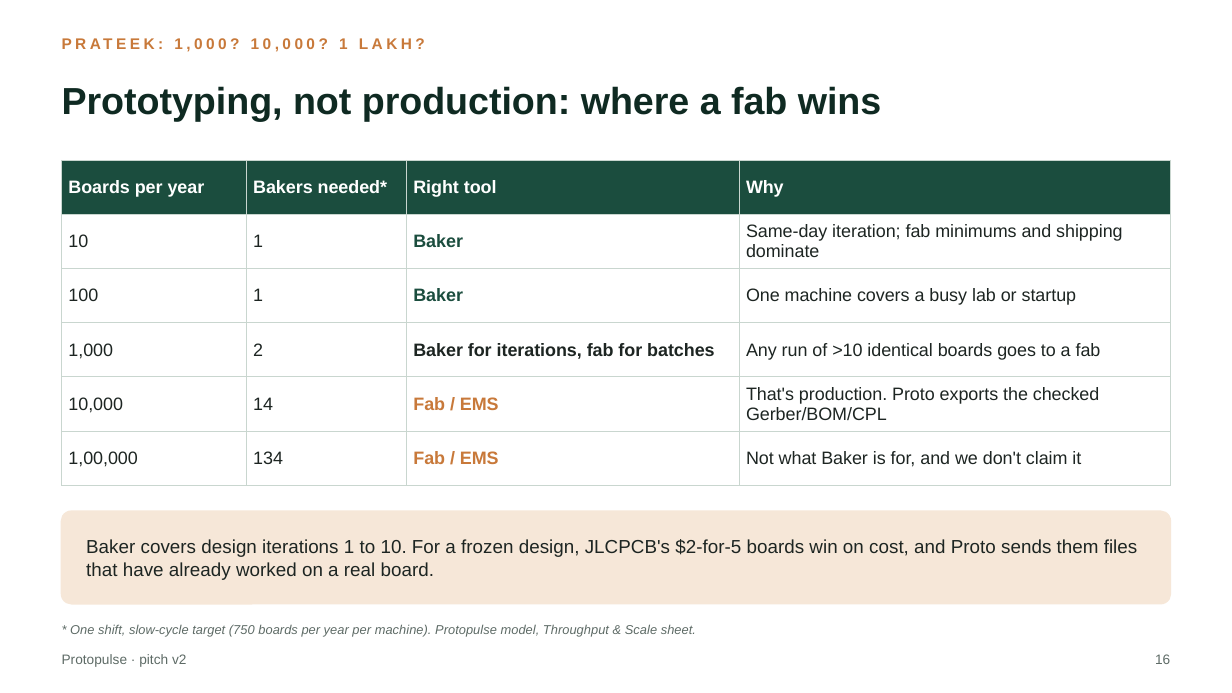
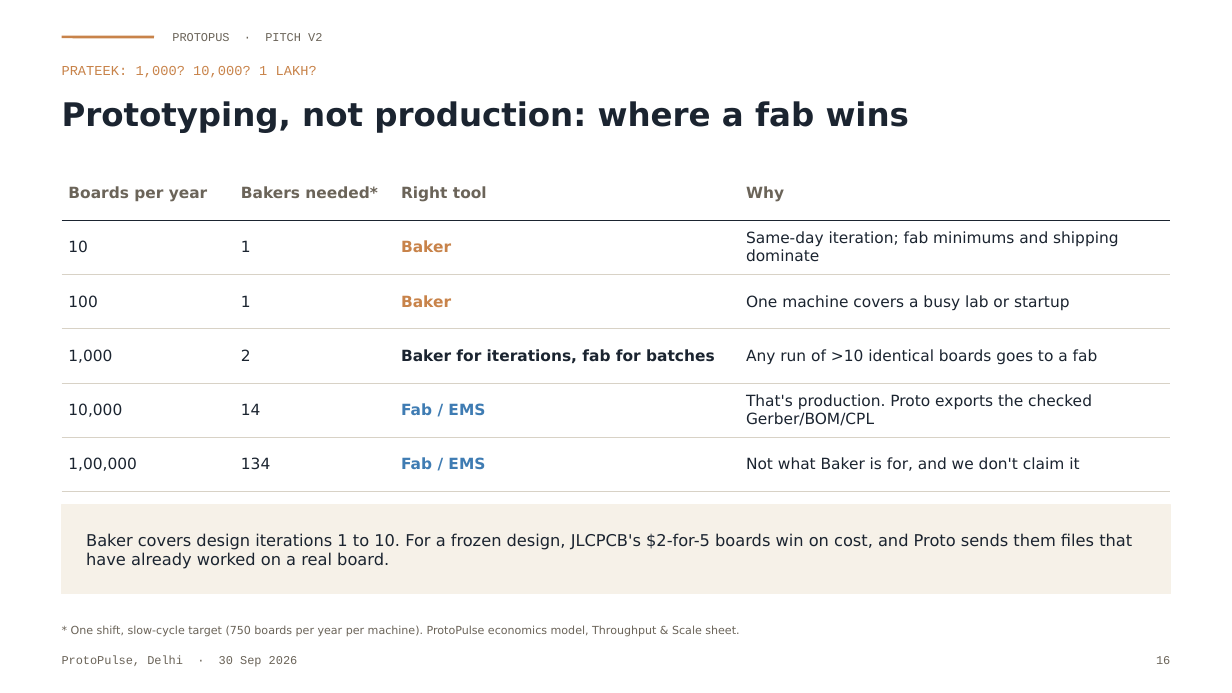
Before and after one commit to Soham-ece/nn, a slide deck: slide 16 of protopulse_murder_board/Protopulse_Pitch_v2.pptx. Drawn at 1232x693 pixels with LibreOffice and Linux fonts; fonts in the diff are those of the drawing. Boxes give left, top, right and bottom in pixels: in the first picture for what was removed or moved away, otherwise in the second. Text is boxed around its words. In the diff, an @@ line names an element or a change of style, - is before the commit and + after.

```diff
--- a/protopulse_murder_board/Protopulse_Pitch_v2.pptx
+++ b/protopulse_murder_board/Protopulse_Pitch_v2.pptx
@@ line added from (62, 37) to (154, 37), #C8834A 1.5 pt @@
@@ text at <box>172,33,322,41</box>: text changed; size 8 to 7 pt; font Arial to Courier New; text colour #5E6B66 to #6B6459 @@
-Protopulse · pitch v2
+PROTOPUS · PITCH V2
@@ text "Prototyping, not production: where a ...": place and size @@
-text "Prototyping, not production: where a ..." at <box>62,86,882,122</box>
+text "Prototyping, not production: where a ..." at <box>62,101,909,133</box>
@@ text "Prototyping, not production: where a ..." at <box>62,101,909,133</box>: size 22 to 19 pt, font Arial to DejaVu Sans, text colour #0F2A22 to #1B2430 @@
@@ text "PRATEEK: 1,000? 10,000? 1 LAKH?": place and size @@
-text "PRATEEK: 1,000? 10,000? 1 LAKH?" at <box>174,38,260,49</box>
+text "PRATEEK: 1,000? 10,000? 1 LAKH?" at <box>62,66,317,78</box>
@@ text "PRATEEK: 1,000? 10,000? 1 LAKH?" at <box>62,66,317,78</box>: size 9 to 8 pt, font Arial to Courier New, text colour #C8793A to #C8834A, letter spacing 2 to 0 pt, bold off @@
@@ table at <box>62,166,1170,475</box> @@
@@ fill #1B4D3E to none in row 1 @@
@@ size 10.5 to 9 pt, font Arial to DejaVu Sans @@
@@ text colour #FFFFFF to #6B6459 in "Boards per year", "Bakers needed*", "Right tool", "Why" @@
@@ text colour #1D2522 to #1B2430 in "10", "1", "Same-day iteration; fab minimums and shipping dominate", "100" and 12 more places @@
@@ text colour #1B4D3E to #C8834A in "Baker", "Baker" @@
@@ text colour #C8793A to #3F7CB3 in "Fab / EMS", "Fab / EMS" @@
@@ borders changed @@
@@ table: place and size @@
-table at <box>62,160,1170,471</box>
+table at <box>62,166,1170,475</box>
@@ rectangle added at <box>62,505,1170,594</box>, fill #F6F1E8, outline #F6F1E8 0.75 pt @@
@@ rounded rectangle removed at <box>62,511,1170,604</box> @@
@@ text "Baker covers design iterations 1 ..." at <box>86,533,1132,569</box>: size 11 to 9.5 pt, font Arial to DejaVu Sans, text colour #1D2522 to #1B2430 @@
@@ text at <box>71,625,739,637</box>: text changed; size 7.5 to 6.5 pt; font Arial to DejaVu Sans; text colour #5E6B66 to #6B6459; italic off @@
-* One shift, slow-cycle target (750 boards per year per machine). Protopulse model, Throughput & Scale sheet.
+* One shift, slow-cycle target (750 boards per year per machine). ProtoPulse economics model, Throughput & Scale sheet.
@@ text added at <box>62,656,298,667</box>, 7 pt, text #6B6459 @@
+ProtoPulse, Delhi · 30 Sep 2026
@@ text "16" at <box>1156,656,1170,664</box>: size 8 to 7 pt, font Arial to Courier New, text colour #5E6B66 to #6B6459 @@
```
Also in this commit, not shown: 29 other slides changed.
